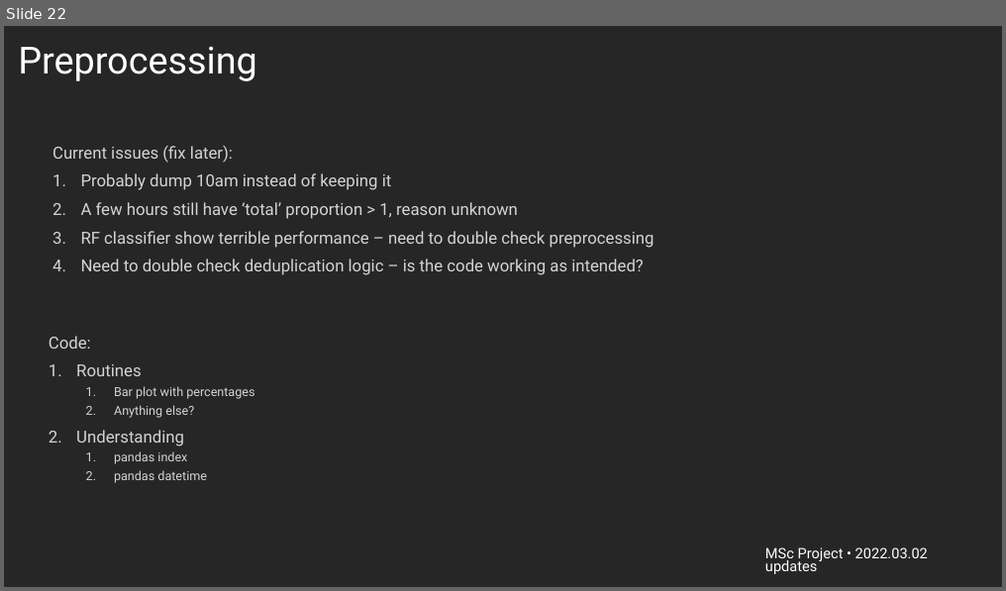
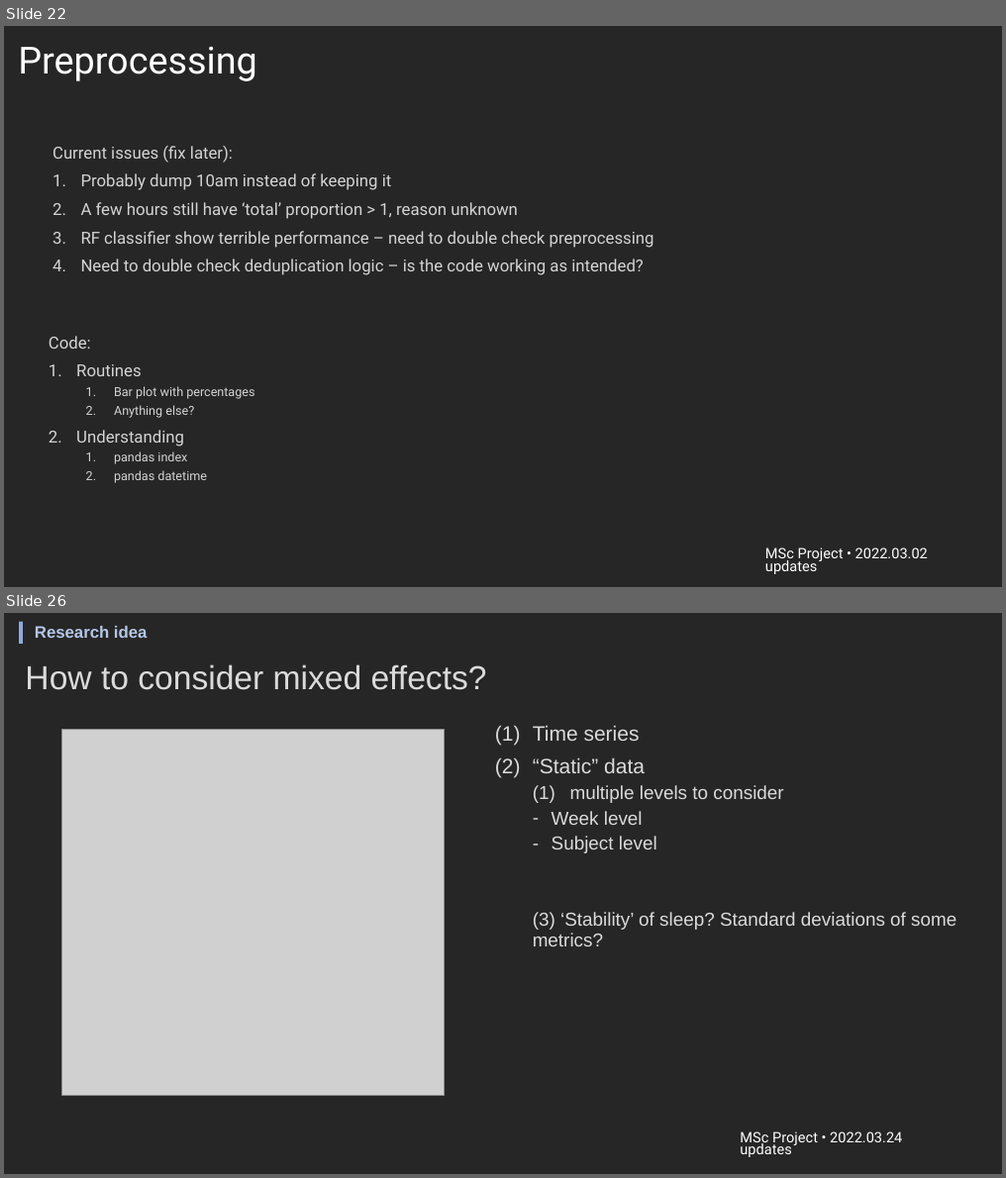
Before and after one commit to harris-yh-wong/msc-research-project, a slide deck: viz/msc_project_updates.pptx. Shown one above the other, each under a label of ours: slide 22 before the commit, slides 22 and 26 after it; the slides between them are not shown. The pictures are 1006x591 and 1006x1178 pixels, drawn with LibreOffice and Linux fonts; fonts in the diff are those of the drawing; grey boxes stand for pictures; background and template pictures are left out. Boxes give left, top, right and bottom in pixels: in the first picture for what was removed or moved away, otherwise in the second. Text is boxed around its words. In the diff, an @@ line names an element or a change of style, - is before the commit and + after.

```diff
--- a/viz/msc_project_updates.pptx
+++ b/viz/msc_project_updates.pptx
@@ slide 26 added at bbox=[4, 613, 1002, 1174], background #262626 @@
@@ rectangle added at bbox=[19, 622, 23, 644], fill #8FAADC @@
@@ text added at bbox=[35, 626, 148, 638], 16 pt, text #B4C7E7, bold @@
+Research idea
@@ title added at bbox=[25, 664, 487, 690], 32 pt, text #DBDBDB @@
+How to consider mixed effects?
@@ picture added at bbox=[61, 730, 444, 1096] @@
@@ text added at bbox=[533, 725, 956, 947], 18 pt, text #DBDBDB @@
+(1) Time series
+(2) “Static” data
+  (1) multiple levels to consider
+  – Week level
+  – Subject level
+  (3) ‘Stability’ of sleep? Standard deviations of some metrics?
@@ text added at bbox=[740, 1132, 902, 1157], 13.9 pt, text #FFFFFF @@
+MSc Project • 2022.03.24 updates
```
Also in this commit, not shown: 4 slides changed, 8 other slides added.
